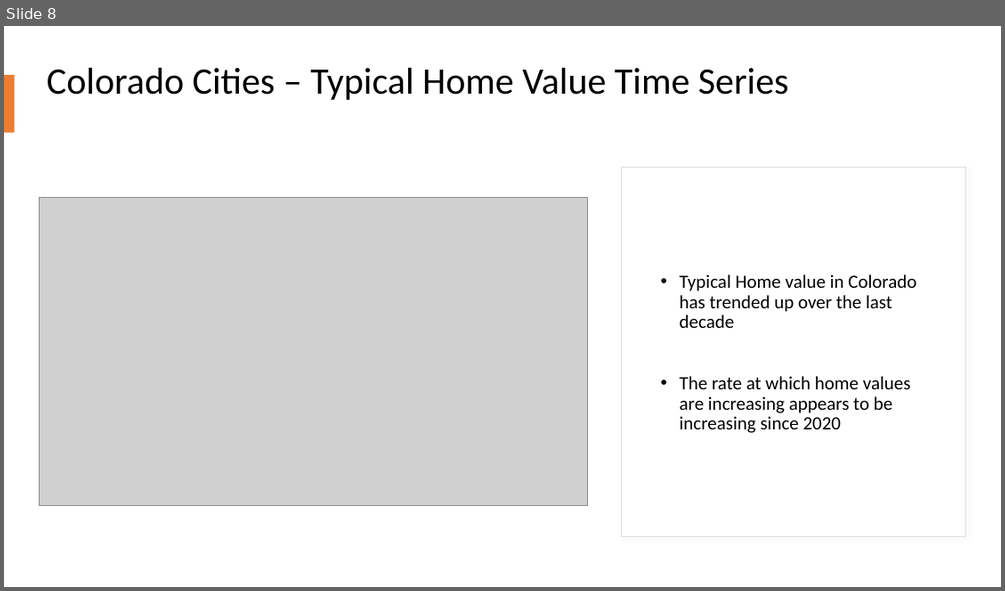
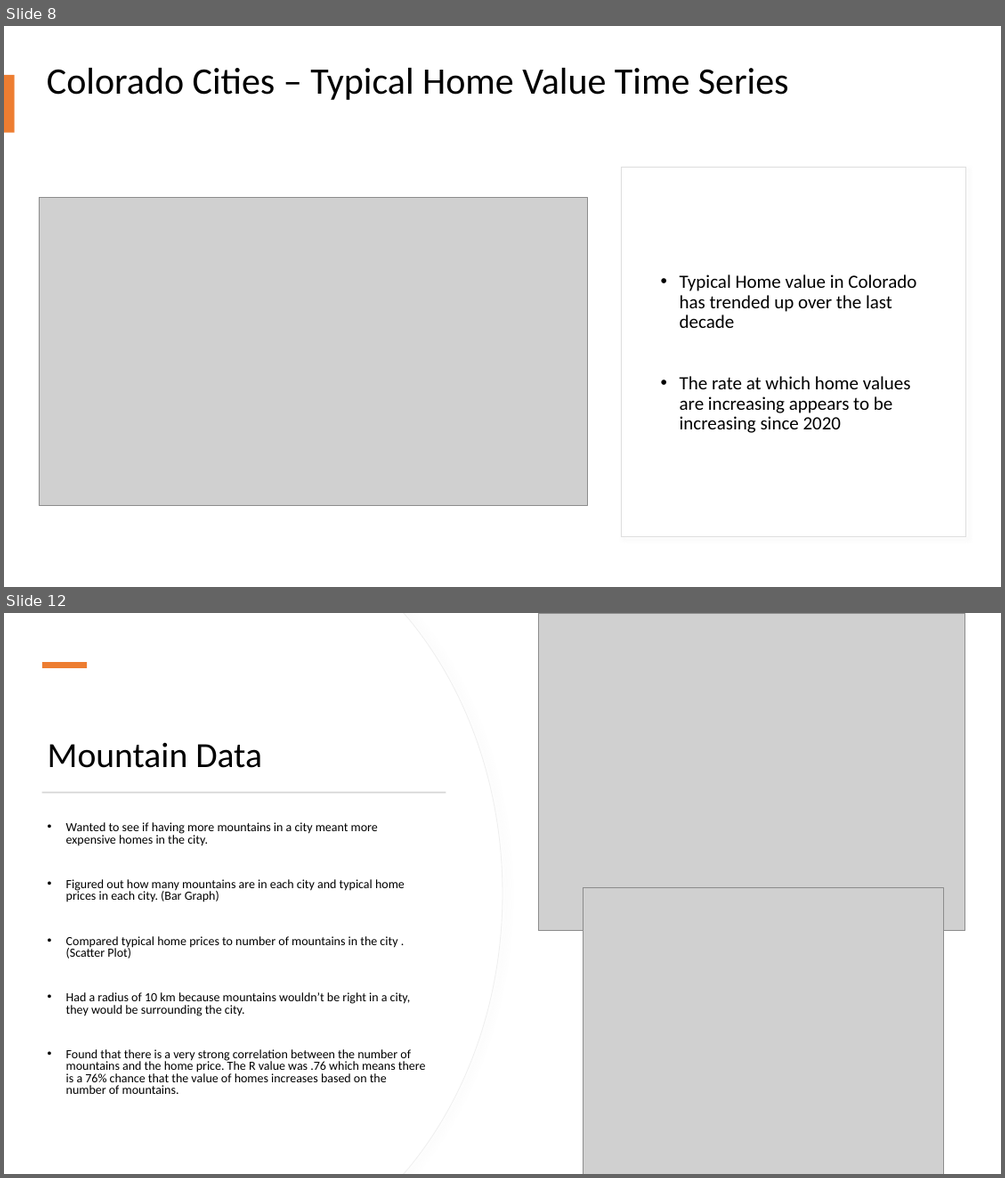
Before and after one commit to StanJohn04/Colorado_Real_Estate, a slide deck: Slide_Deck.pptx. Shown one above the other, each under a label of ours: slide 8 before the commit, slides 8 and 12 after it; the slides between them are not shown. The pictures are 1005x591 and 1005x1178 pixels, drawn with LibreOffice and Linux fonts; fonts in the diff are those of the drawing; grey boxes stand for pictures. Boxes give left, top, right and bottom in pixels: in the first picture for what was removed or moved away, otherwise in the second. Text is boxed around its words. In the diff, an @@ line names an element or a change of style, - is before the commit and + after.

```diff
--- a/Slide_Deck.pptx
+++ b/Slide_Deck.pptx
@@ slide 12 added at box(4, 613, 1001, 1174), background #FFFFFF @@
@@ freeform shape added at box(4, 613, 502, 1174), fill #FFFFFF, outline #EFEFEF 0.75 pt @@
@@ freeform shape added at box(4, 613, 502, 1174), fill #FFFFFF @@
@@ picture added at box(539, 613, 965, 931) @@
@@ rectangle added at box(42, 662, 87, 668), fill #ED7D31 @@
@@ title added at box(48, 742, 262, 768), 34 pt, text #000000 @@
+Mountain Data
@@ rectangle added at box(42, 792, 446, 793), fill #D5D5D5 @@
@@ text added at box(66, 822, 426, 1094), 12 pt, text #000000 @@
+• Wanted to see if having more mountains in a city meant more expensive homes in the city.
+• Figured out how many mountains are in each city and typical home prices in each city. (Bar Graph)
+• Compared typical home prices to number of mountains in the city . (Scatter Plot)
+• Had a radius of 10 km because mountains wouldn’t be right in a city, they would be surrounding the city.
+• Found that there is a very strong correlation between the number of mountains and the home price. The R value was .76 which means there is a 76% chance that the value of homes increases based on the number of mountains.
@@ picture added at box(583, 887, 943, 1174) @@
```
Also in this commit, not shown: 7 slides changed, 3 other slides added, 1 other file.
